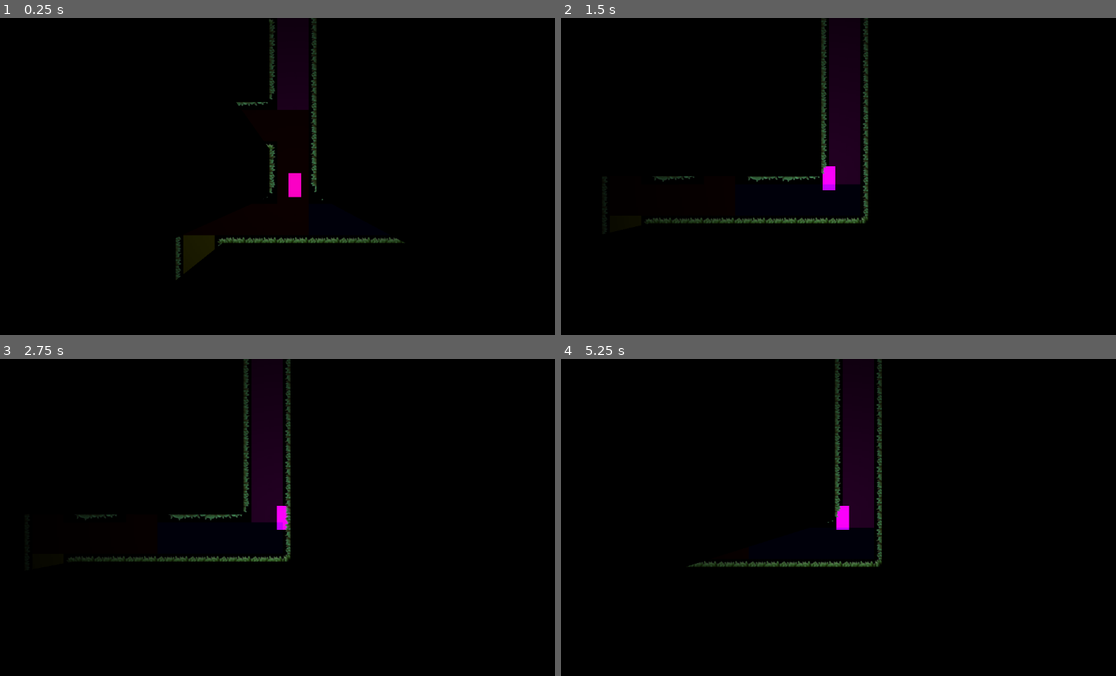
Above: before the commit, frames 1-4 (two rows, left to right).
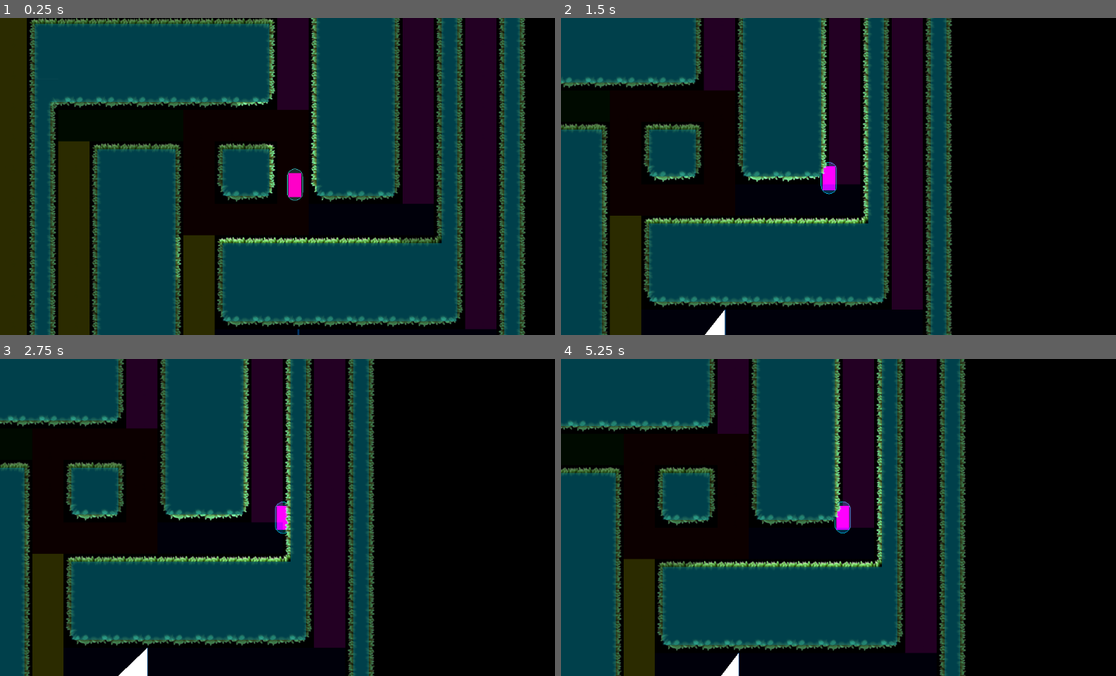
Above: after the commit, the same moments.

Repository: kit-solent/refrigerate
Game: Godot game, scene res://core/ingame.tscn
Same seed, same stepped clock (60 frames per second), same inputs: the game is played once before the commit and once after it.
Inputs (mouse positions are in pixels of both pictures, inside the frame that each line leads up to):
- Up to frame 1 (0.25 s): no input
- Up to frame 2 (1.5 s): move the mouse to (966, 160) at 0.52 s; hold Right (player right) 0.53-1.28 s; tap Up (player jump) at 0.77 s; move the mouse to (727, 192) at 1.27 s; hold Left (player left) from 1.28 s (still down)
- Up to frame 3 (2.75 s): tap Up (player jump) at 1.52 s; move the mouse to (338, 447) at 2.02 s; release Left (player left) at 2.03 s; hold Right (player right) from 2.03 s (still down)
- Up to frame 4 (5.25 s): move the mouse to (816, 580) at 2.77 s; tap Up (player jump) at 3.02, 3.77, 4.52 s; move the mouse to (1010, 565) at 3.52 s; release Right (player right) at 3.53 s; hold Left (player left) from 3.53 s (still down); move the mouse to (672, 469) at 4.27 s; move the mouse to (871, 517) at 5.02 s

The runs differ from the first frame. In frame 1, 73% of the frame differs, in the area x 0-95%, y 0-100%; in frame 2, 48%; in frame 3, 46%; in frame 4, 51%.

Commit message:
SaveBot commit at 2024-11-12 15:17:52

Diff:
--- a/core/core.gd
+++ b/core/core.gd
@@ -1,6 +1,10 @@
 extends Node
 
 @export_category("Core")
+
+## If true runs the game in debug mode. This includes features such as turning of the canvas modulate
+## and enabling Godot's built in debugging features like visable collision shapes, paths, navigation, and avoidance.
+@export var debug = false
 
 @export_group("Mode Overide Colors")
 @export var topdown_color:Color
@@ -20,8 +24,15 @@
 }
 
 func _ready():
+	# if we are in the `ingame` scene then get a reference to the root `ingame` node.
 	if has_node("/root/ingame"):
 		main = get_node("/root/ingame")
+
+	# if we are in debug mode then turn on Godot's default debugging features.
+	get_tree().debug_collisions_hint = debug
+	get_tree().debug_paths_hint = debug
+	get_tree().debug_navigation_hint = debug
+
 
 
 ## User Authentication
--- a/core/core.tscn
+++ b/core/core.tscn
@@ -4,6 +4,7 @@
 
 [node name="core" type="Node"]
 script = ExtResource("1_ktj8o")
+debug = true
 topdown_color = Color(0, 0, 100, 0.2)
 platformer_color = Color(0, 100, 100, 0.2)
 
--- a/core/ingame.tscn
+++ b/core/ingame.tscn
@@ -95,6 +95,7 @@
 [node name="meta" type="Node2D" parent="h_box_container/panel/view/view/world"]
 
 [node name="darkener" type="CanvasModulate" parent="h_box_container/panel/view/view/world/meta"]
+visible = false
 color = Color(0, 0, 0, 1)
 
 [node name="camera" type="Camera2D" parent="h_box_container/panel/view/view/world/meta"]
--- a/core/tools.gd
+++ b/core/tools.gd
@@ -37,6 +37,9 @@
 	Removes any points that are colinear with their neibours from the line as they are redundant
 	and have no effect on the shape of the line.
 	"""
+	if len(line)==0:
+		return PackedVector2Array()
+
 	var new = PackedVector2Array([line[0]])
 
 	for i in range(1, len(line) - 1): # loop from the 2nd point to the 2nd to last point
@@ -193,8 +196,6 @@
 	if len(lines)==0:
 		return [PackedVector2Array()]
 
-
-	print(lines)
 	# reconstruct the line from it's parts. The new_lines array starts with the first
 	# point of the first line in clipped_lines (which is the first point of the total line)
 	temp = [PackedVector2Array([lines[0][0]])]
@@ -357,6 +358,10 @@
 	Casts `line` against `bounds` from the perspective of `target` and returns the resulting polygon.
 	The `target` point and all points in `line` must be inside the bounds.
 	"""
+	# if there is no line to cast against then return an empty polygon.
+	if len(line)==0:
+		return PackedVector2Array()
+
 	# ensure that target and all points of line are within the bounds
 	if not has_point(bounds, target):
 		printerr("Invalid `target` in cast_polygon. `target` must be within the bounds")
